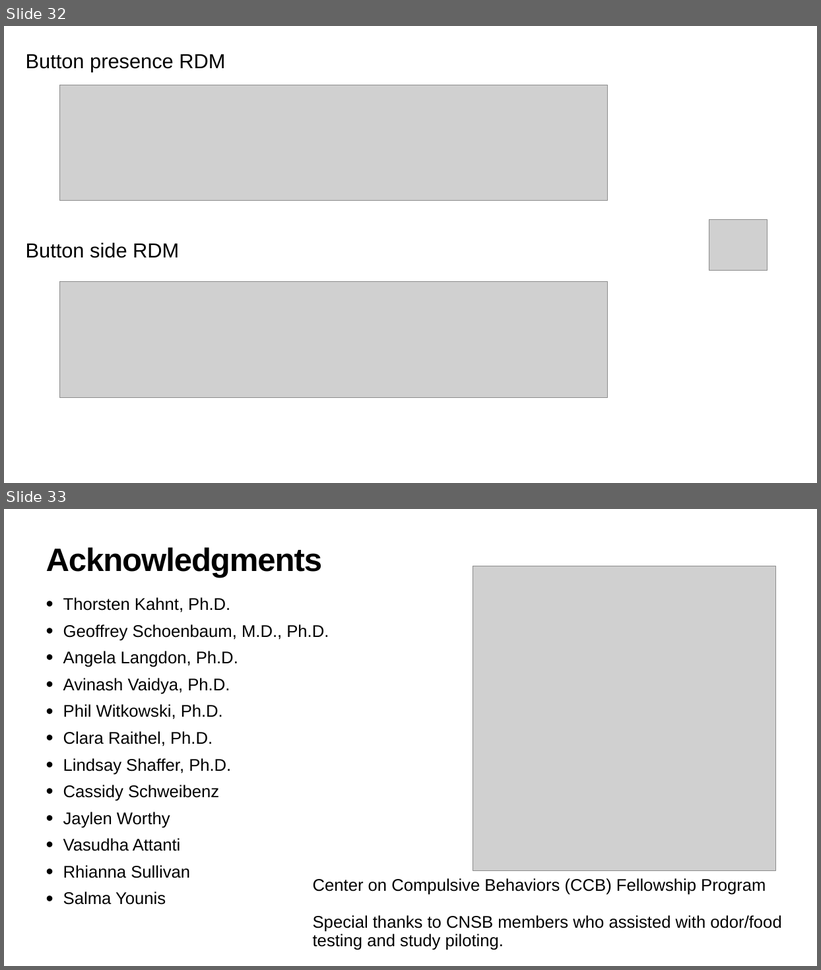
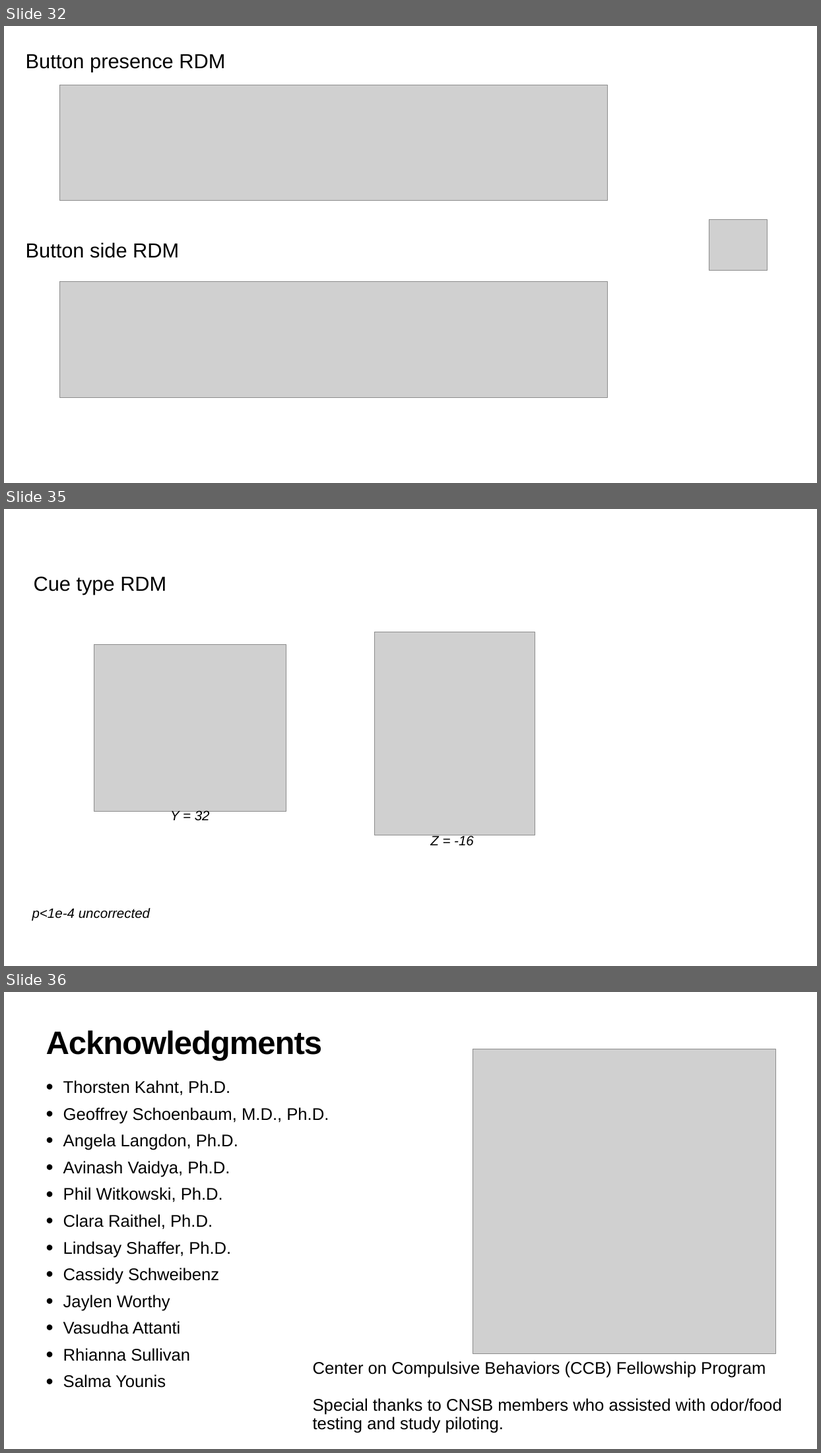
Before and after one commit to QingfangLiu/project-spcd, a slide deck: docs/Joint_lab_meeting.pptx. Shown one above the other, each under a label of ours: slides 32 and 33 before the commit, slides 32, 35 and 36 after it; the slides between them are not shown. The pictures are 821x970 and 821x1453 pixels, drawn with LibreOffice and Linux fonts; fonts in the diff are those of the drawing; grey boxes stand for pictures. Boxes give left, top, right and bottom in pixels: in the first picture for what was removed or moved away, otherwise in the second. Text is boxed around its words. In the diff, an @@ line names an element or a change of style, - is before the commit and + after.

```diff
--- a/docs/Joint_lab_meeting.pptx
+++ b/docs/Joint_lab_meeting.pptx
@@ slide 35 added at bbox=[4, 509, 817, 966], background #FFFFFF @@
@@ text added at bbox=[34, 576, 166, 595], 48 pt, text #000000 @@
+Cue type RDM
@@ picture added at bbox=[94, 644, 286, 811] @@
@@ picture added at bbox=[374, 632, 535, 835] @@
@@ text added at bbox=[170, 810, 210, 821], 32 pt, text #000000, italic @@
+Y = 32
@@ text added at bbox=[430, 835, 474, 846], 32 pt, text #000000, italic @@
+Z = -16
@@ text added at bbox=[32, 908, 150, 921], 32 pt, text #000000, italic @@
+p<1e-4 uncorrected
@@ what was slide 33 is now slide 36 @@
```
Also in this commit, not shown: 2 other slides added.
